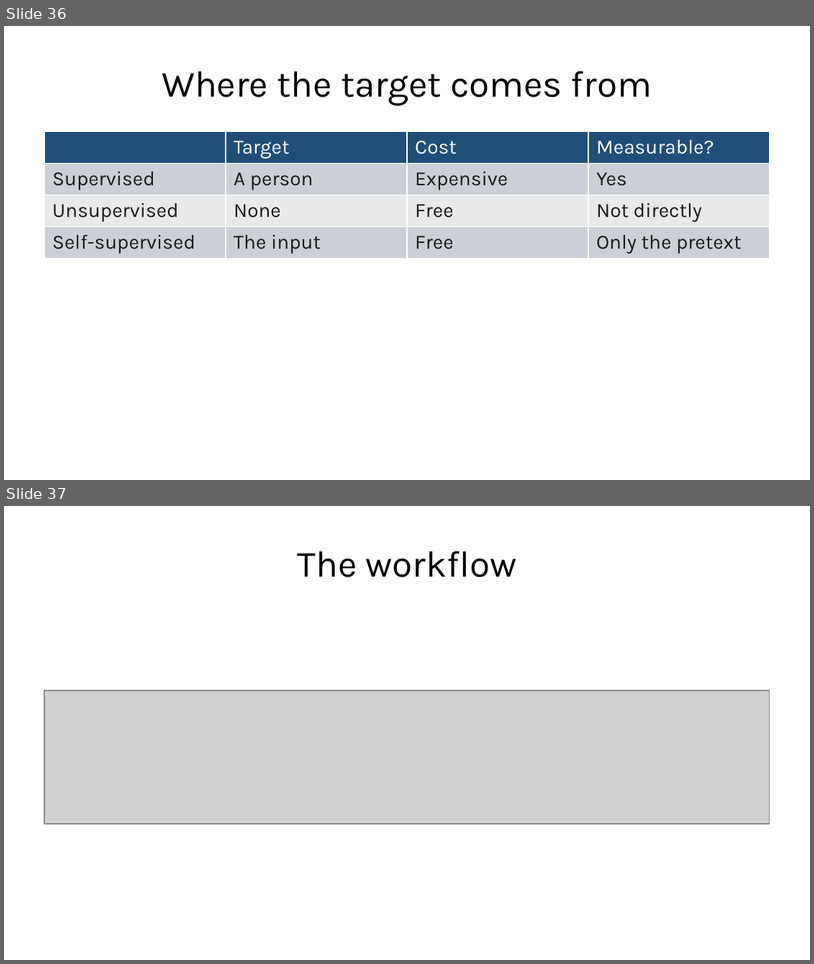
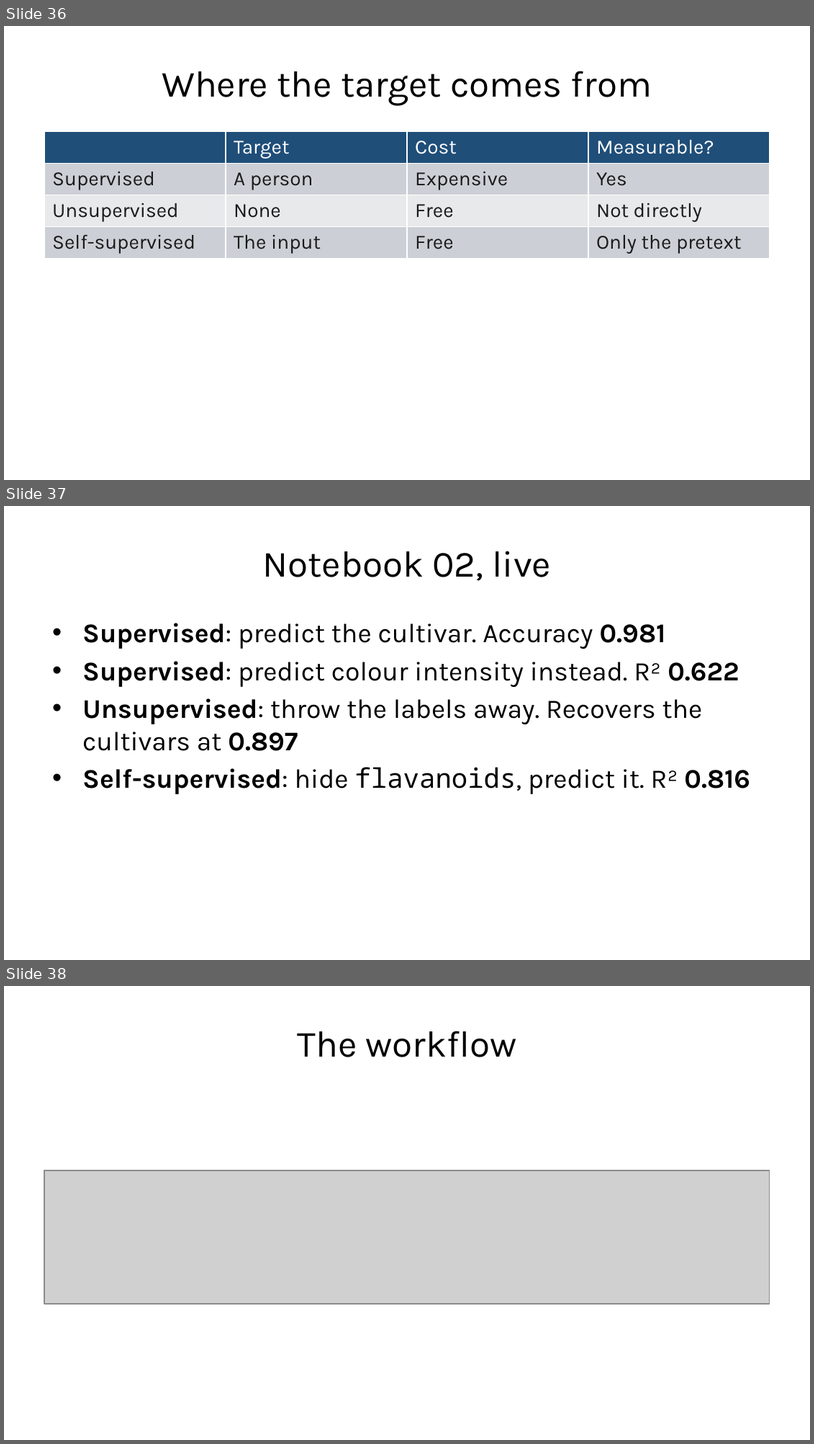
Before and after one commit to fabioantonini/technologies-for-artificial-intelligence, a slide deck: Lessons/01_introduction_and_workflow/Slides/introduction_and_workflow_slides.pptx. Shown one above the other, each under a label of ours: slides 36 and 37 before the commit, slides 36, 37 and 38 after it. The pictures are 814x964 and 814x1444 pixels, drawn with LibreOffice and Linux fonts; fonts in the diff are those of the drawing; grey boxes stand for pictures; background and template pictures are left out. Boxes give left, top, right and bottom in pixels: in the first picture for what was removed or moved away, otherwise in the second. Text is boxed around its words. In the diff, an @@ line names an element or a change of style, - is before the commit and + after.

```diff
--- a/Lessons/01_introduction_and_workflow/Slides/introduction_and_workflow_slides.pptx
+++ b/Lessons/01_introduction_and_workflow/Slides/introduction_and_workflow_slides.pptx
@@ slide 37 added at [4,506,810,960], background #FFFFFF @@
@@ title added at [262,551,552,581], 33 pt, text #1A1A1A @@
+Notebook 02, live
@@ text added at [82,623,751,794], 24 pt, text #1A1A1A @@
+• Supervised: predict the cultivar. Accuracy 0.981
+• Supervised: predict colour intensity instead. R² 0.622
+• Unsupervised: throw the labels away. Recovers the cultivars at 0.897
+• Self-supervised: hide flavanoids, predict it. R² 0.816
@@ what was slide 37 is now slide 38 @@
```
Also in this commit, not shown: 4 other files.
